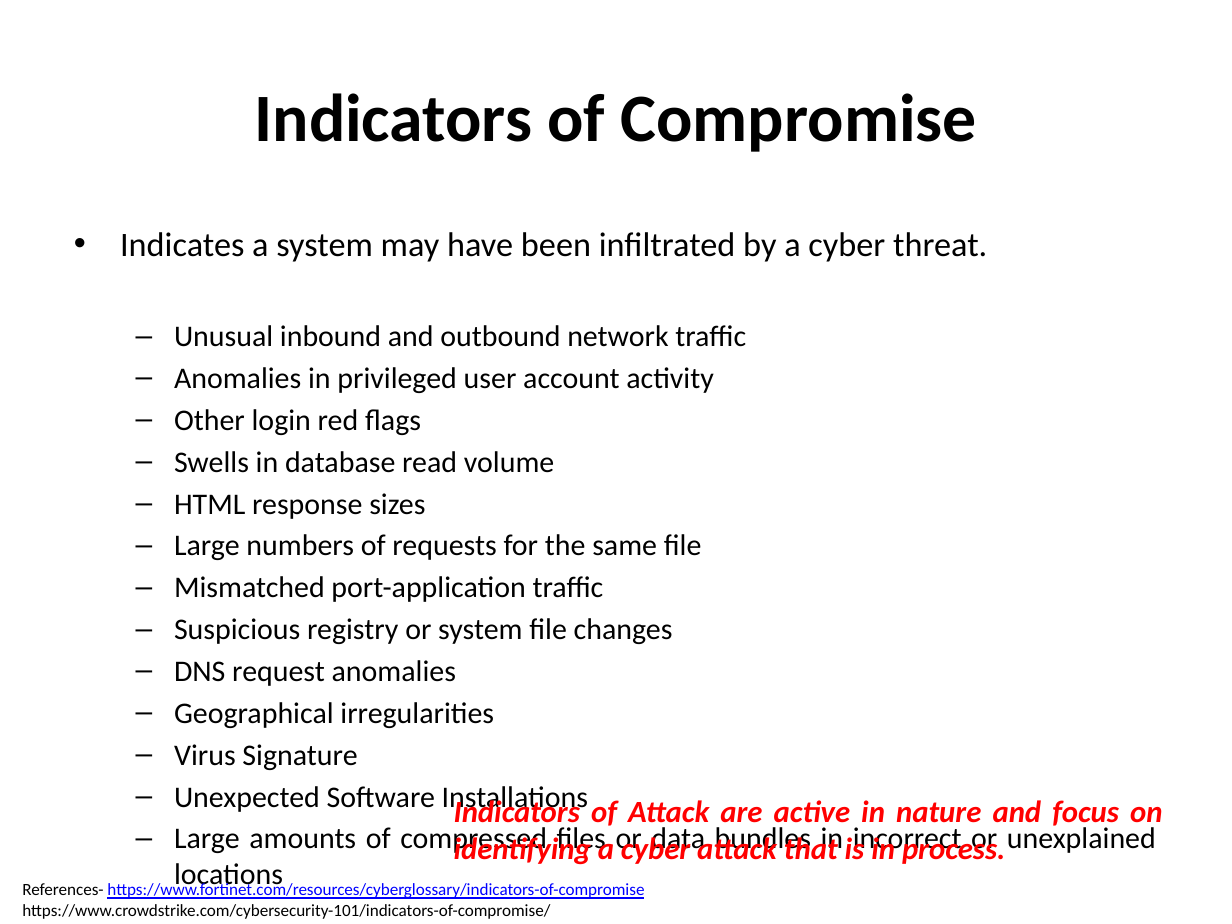
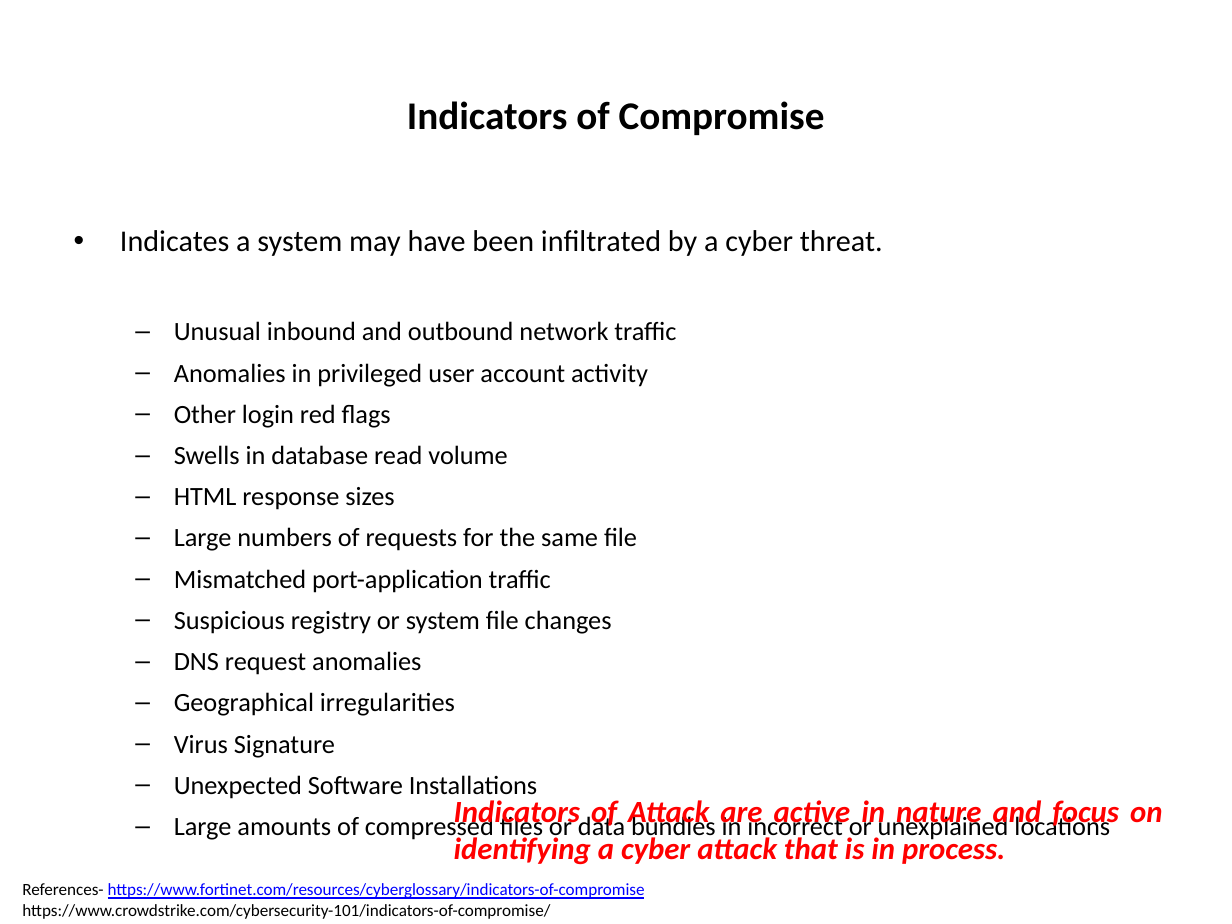
Before and after one commit to VatsalBhuva11/college, a slide deck: slide 12 of Sem 5/CS/notes/network-security/firewall.pptx. Drawn at 1232x924 pixels with LibreOffice and Linux fonts; fonts in the diff are those of the drawing. Boxes give left, top, right and bottom in pixels: in the first picture for what was removed or moved away, otherwise in the second. Text is boxed around its words. In the diff, an @@ line names an element or a change of style, - is before the commit and + after.

```diff
--- a/Sem 5/CS/notes/network-security/firewall.pptx
+++ b/Sem 5/CS/notes/network-security/firewall.pptx
@@ title "Indicators of Compromise" at bbox=[407, 101, 825, 135]: size 39.6 to 22.9 pt @@
@@ text "Indicates a system may have ..." at bbox=[120, 230, 1110, 842]: size 20 to 17.6 pt in "Indicates a system may have been infiltrated ..."; size 17.5 to 15.4 pt in "Unusual inbound and outbound network traffic", "Anomalies in privileged user account activity", "Other login red flags", "Swells in database read volume" and 9 more places; more space between paragraphs @@
@@ text "Indicators of Attack are active ...": place and size @@
-text "Indicators of Attack are active ..." at bbox=[454, 796, 1162, 864]
+text "Indicators of Attack are active ..." at bbox=[454, 800, 1162, 865]
```
Also in this commit, not shown: 8 other slides changed, 5 other files.
